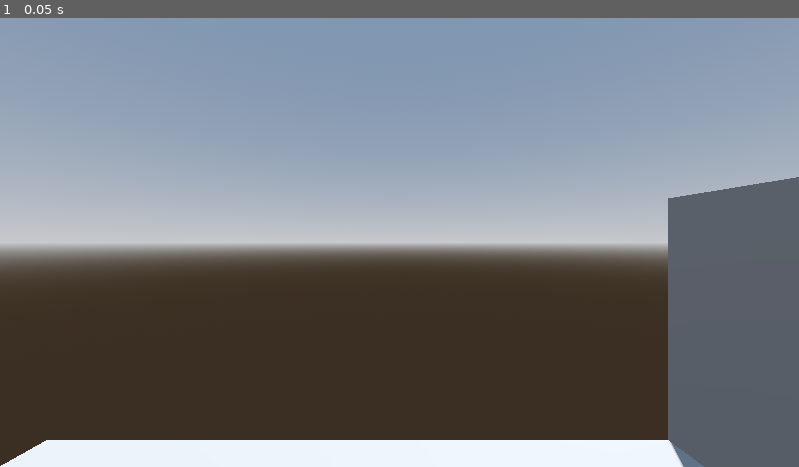
Above: before the commit, frame 1.
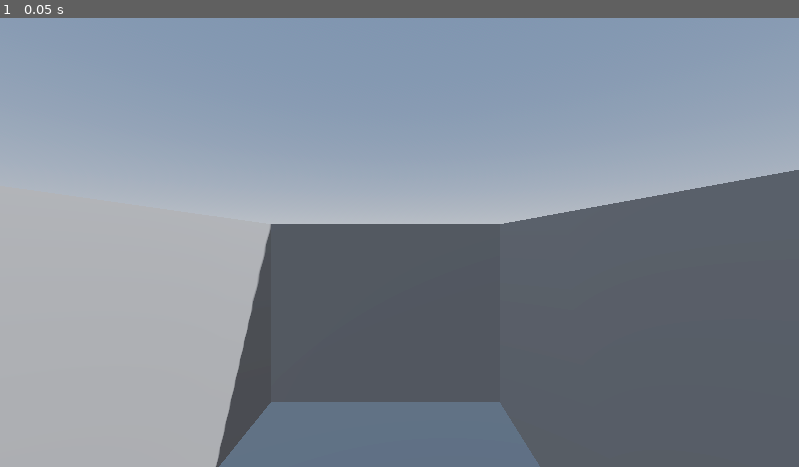
Above: after the commit, the same moment.

Repository: AdilDevStuff/PlayAtCamPos
Game: Godot game, scene res://Demo/demo_scene.tscn
The game is run twice, just before and just after one commit, with the same random seed, the same clock (stepped at 60 frames per second) and the same inputs.
Inputs:
- Up to frame 1 (0.05 s): no input

The runs differ from the first frame. In frame 1, 44% of the frame differs, in the area x 0-100%, y 33-100%.

Commit message:
Fixed some errors

Diff:
--- a/Demo/demo_scene.tscn
+++ b/Demo/demo_scene.tscn
@@ -54,7 +54,7 @@
 size = Vector3(11, 8, 1)
 
 [node name="Player" type="CharacterBody3D" parent="."]
-transform = Transform3D(1, 0, 0, 0, 1, 0, 0, 0, 1, -4.27954, 5.63964, 1.61176)
+transform = Transform3D(1, 0, 0, 0, 1, 0, 0, 0, 1, 9.55956, 6.19618, 5.63004)
 metadata/_edit_group_ = true
 
 [node name="MeshInstance3D" type="MeshInstance3D" parent="Player"]
--- a/project.godot
+++ b/project.godot
@@ -25,7 +25,7 @@
 
 [editor_plugins]
 
-enabled=PackedStringArray("res://addons/playatcurrentposition/plugin.cfg")
+enabled=PackedStringArray("res://addons/PlayAtCamPos/plugin.cfg")
 
 [input]
 
Renamed: addons/playatcurrentposition/play_here_button.tscn -> addons/PlayAtCamPos/play_here_button.tscn
Not shown, changed: addons/PlayAtCamPos/plugin.cfg
Not shown, changed: addons/PlayAtCamPos/plugin.gd
